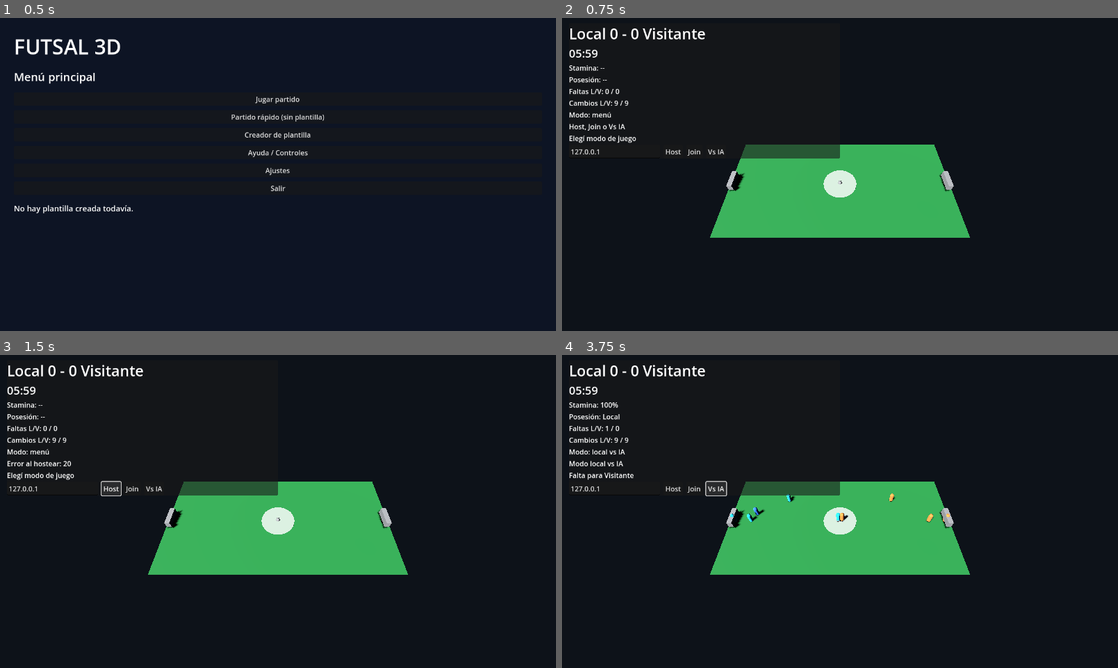
Above: before the commit, frames 1-4 (two rows, left to right).
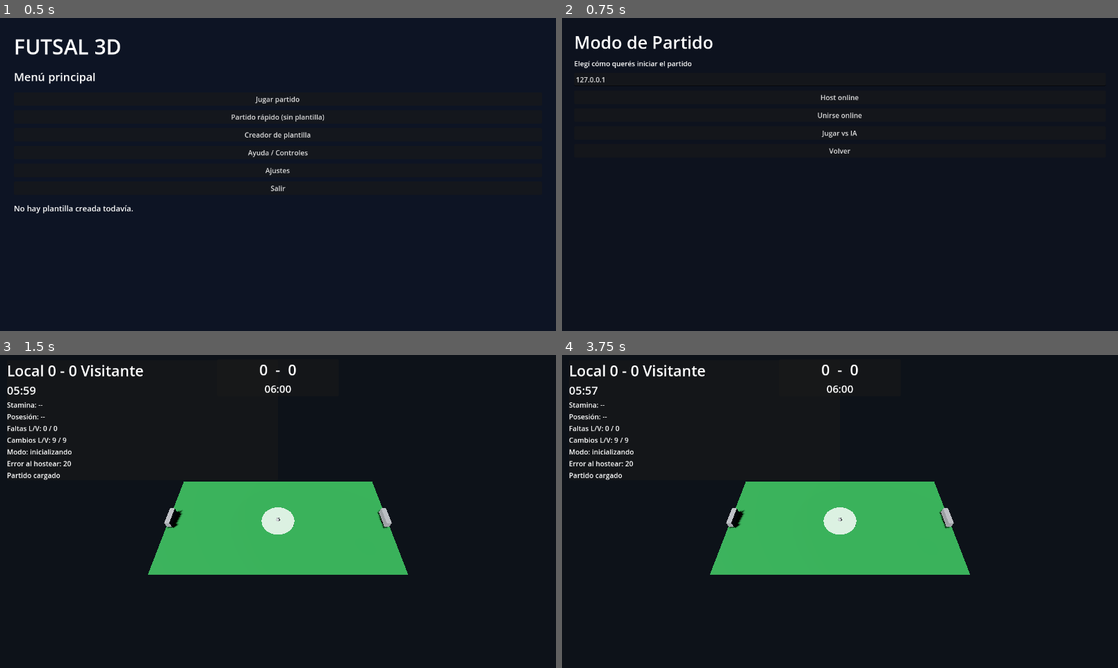
Above: after the commit, the same moments.

Repository: tenemostuseguro/uft27
Game: Godot game, scene res://scenes/MainMenu2D.tscn
Two runs of this game, one before a commit and one after it. Both use one fixed random seed, a clock stepped at 60 frames per second and the inputs below.
Inputs (mouse positions are in pixels of both pictures, inside the frame that each line leads up to):
- Up to frame 1 (0.5 s): no input
- Up to frame 2 (0.75 s): click "Partido rápido (sin plantilla)" at 0.5 s
- Up to frame 3 (1.5 s): click "Host" (after the commit: "Host online") at 1.25 s
- Up to frame 4 (3.75 s): click (695, 489) at 2 s, where only the run before the commit has a clickable "Join"; click (717, 489) at 2.75 s, where only the run before the commit has a clickable "Vs IA"; tap Enter at 3.5 s; hold D (move_right) from 3.53 s (still down); tap Space (shoot) at 3.6 s

Frame 1 is identical in both runs. In frame 2, 14% of the frame differs, in the area x 1-74%, y 3-71%; in frame 3, 1.4%; in frame 4, 1.8%.
Error after the commit: Invalid assignment of property or key 'text' with value of type 'String' on a base object of type 'null instance'. (res://scripts/game_manager_3d.gd:795)

Commit message:
Separate match-mode menu from gameplay HUD and add center scoreboard

Diff:
--- a/godot-futsal/scenes/Main3D.tscn
+++ b/godot-futsal/scenes/Main3D.tscn
@@ -201,6 +201,7 @@
 text = "Eventos"
 
 [node name="NetworkRow" type="HBoxContainer" parent="CanvasLayer/UI/Hud/VBox"]
+visible = false
 layout_mode = 2
 theme_override_constants/separation = 8
 
@@ -258,6 +259,32 @@
 layout_mode = 2
 text = "Volver al menú"
 
+[node name="CenterScore" type="PanelContainer" parent="CanvasLayer/UI"]
+layout_mode = 1
+anchors_preset = 10
+anchor_left = 0.5
+anchor_right = 0.5
+offset_left = -140.0
+offset_top = 10.0
+offset_right = 140.0
+offset_bottom = 88.0
+
+[node name="VBox" type="VBoxContainer" parent="CanvasLayer/UI/CenterScore"]
+layout_mode = 2
+alignment = 1
+
+[node name="Score" type="Label" parent="CanvasLayer/UI/CenterScore/VBox"]
+layout_mode = 2
+text = "0  -  0"
+horizontal_alignment = 1
+theme_override_font_sizes/font_size = 34
+
+[node name="Clock" type="Label" parent="CanvasLayer/UI/CenterScore/VBox"]
+layout_mode = 2
+text = "06:00"
+horizontal_alignment = 1
+theme_override_font_sizes/font_size = 24
+
 [node name="MobileControls" type="Control" parent="CanvasLayer/UI"]
 layout_mode = 1
 anchors_preset = 15
--- /dev/null
+++ b/godot-futsal/scenes/MatchModeMenu2D.tscn
@@ -0,0 +1,61 @@
+[gd_scene load_steps=2 format=3 uid="uid://futsal_match_mode_menu"]
+
+[ext_resource type="Script" path="res://scripts/match_mode_menu_2d.gd" id="1_mode"]
+
+[node name="MatchModeMenu2D" type="Control"]
+layout_mode = 3
+anchors_preset = 15
+anchor_right = 1.0
+anchor_bottom = 1.0
+script = ExtResource("1_mode")
+
+[node name="Background" type="ColorRect" parent="."]
+layout_mode = 1
+anchors_preset = 15
+anchor_right = 1.0
+anchor_bottom = 1.0
+color = Color(0.05, 0.07, 0.12, 1)
+
+[node name="Margin" type="MarginContainer" parent="."]
+layout_mode = 1
+anchors_preset = 15
+anchor_right = 1.0
+anchor_bottom = 1.0
+offset_left = 28.0
+offset_top = 28.0
+offset_right = -28.0
+offset_bottom = -28.0
+
+[node name="VBox" type="VBoxContainer" parent="Margin"]
+layout_mode = 2
+theme_override_constants/separation = 10
+
+[node name="Title" type="Label" parent="Margin/VBox"]
+layout_mode = 2
+text = "Modo de Partido"
+theme_override_font_sizes/font_size = 40
+
+[node name="Hint" type="Label" parent="Margin/VBox"]
+layout_mode = 2
+text = "Elegí cómo querés iniciar el partido"
+
+[node name="IPInput" type="LineEdit" parent="Margin/VBox"]
+layout_mode = 2
+placeholder_text = "IP host (ej: 192.168.0.20)"
+text = "127.0.0.1"
+
+[node name="HostButton" type="Button" parent="Margin/VBox"]
+layout_mode = 2
+text = "Host online"
+
+[node name="JoinButton" type="Button" parent="Margin/VBox"]
+layout_mode = 2
+text = "Unirse online"
+
+[node name="VsAIButton" type="Button" parent="Margin/VBox"]
+layout_mode = 2
+text = "Jugar vs IA"
+
+[node name="BackButton" type="Button" parent="Margin/VBox"]
+layout_mode = 2
+text = "Volver"
--- a/godot-futsal/scripts/game_manager_3d.gd
+++ b/godot-futsal/scripts/game_manager_3d.gd
@@ -25,10 +25,9 @@
 @onready var foul_label: Label = $CanvasLayer/UI/Hud/VBox/FoulLabel
 @onready var change_label: Label = $CanvasLayer/UI/Hud/VBox/ChangeLabel
 
-@onready var ip_input: LineEdit = $CanvasLayer/UI/Hud/VBox/NetworkRow/IPInput
-@onready var host_button: Button = $CanvasLayer/UI/Hud/VBox/NetworkRow/HostButton
-@onready var join_button: Button = $CanvasLayer/UI/Hud/VBox/NetworkRow/JoinButton
-@onready var vs_ai_button: Button = $CanvasLayer/UI/Hud/VBox/NetworkRow/VsAIButton
+@onready var network_row: HBoxContainer = $CanvasLayer/UI/Hud/VBox/NetworkRow
+@onready var center_score_label: Label = $CanvasLayer/UI/CenterScore/Score
+@onready var center_timer_label: Label = $CanvasLayer/UI/CenterScore/Clock
 
 @onready var mobile_controls: Control = $CanvasLayer/UI/MobileControls
 @onready var move_up_button: Button = $CanvasLayer/UI/MobileControls/MovePad/Grid/UpButton
@@ -75,10 +74,6 @@
 
 func _ready() -> void:
 	time_left = match_duration
-	host_button.pressed.connect(_on_host_pressed)
-	join_button.pressed.connect(_on_join_pressed)
-	vs_ai_button.pressed.connect(_on_vs_ai_pressed)
-
 	_connect_mobile_controls()
 	mobile_controls.visible = OS.has_feature("mobile")
 	pause_menu.visible = false
@@ -92,11 +87,13 @@
 	multiplayer.connection_failed.connect(_on_connection_failed)
 	multiplayer.server_disconnected.connect(_on_server_disconnected)
 
-	event_label.text = "Elegí modo de juego"
-	status_label.text = "Host, Join o Vs IA"
-	mode_label.text = "Modo: menú"
+	network_row.visible = false
+	event_label.text = "Partido cargado"
+	status_label.text = "Inicializando modo..."
+	mode_label.text = "Modo: inicializando"
 	_update_foul_label()
 	_update_change_label()
+	_auto_start_from_menu_selection()
 	update_ui()
 
 func _process(delta: float) -> void:
@@ -271,6 +268,15 @@
 	_update_change_label()
 	update_ui()
 
+func _auto_start_from_menu_selection() -> void:
+	match MatchConfig.start_mode:
+		MatchConfig.MODE_HOST:
+			_on_host_pressed()
+		MatchConfig.MODE_JOIN:
+			_on_join_pressed()
+		_:
+			_on_vs_ai_pressed()
+
 func _on_vs_ai_pressed() -> void:
 	_prepare_new_match()
 	offline_vs_ai = true
@@ -300,7 +306,7 @@
 
 func _on_join_pressed() -> void:
 	offline_vs_ai = false
-	var ip := ip_input.text.strip_edges()
+	var ip := MatchConfig.join_ip.strip_edges()
 	if ip.is_empty():
 		ip = "127.0.0.1"
 
@@ -786,3 +792,5 @@
 	var minutes := int(time_left) / 60
 	var seconds := int(time_left) % 60
 	timer_label.text = "%02d:%02d" % [minutes, seconds]
+	center_score_label.text = "%d  -  %d" % [home_score, away_score]
+	center_timer_label.text = "%02d:%02d" % [minutes, seconds]
--- a/godot-futsal/scripts/main_menu_2d.gd
+++ b/godot-futsal/scripts/main_menu_2d.gd
@@ -1,6 +1,6 @@
 extends Control
 
-const MATCH_SCENE := "res://scenes/Main3D.tscn"
+const MATCH_MODE_SCENE := "res://scenes/MatchModeMenu2D.tscn"
 const TEMPLATE_SCENE := "res://scenes/TemplateMenu2D.tscn"
 const HELP_SCENE := "res://scenes/HelpMenu2D.tscn"
 const SETTINGS_SCENE := "res://scenes/SettingsMenu2D.tscn"
@@ -20,7 +20,7 @@
 	if not MatchConfig.template_ready:
 		status_label.text = "Antes de jugar, creá tu plantilla."
 		return
-	get_tree().change_scene_to_file(MATCH_SCENE)
+	get_tree().change_scene_to_file(MATCH_MODE_SCENE)
 
 func _on_template_pressed() -> void:
 	get_tree().change_scene_to_file(TEMPLATE_SCENE)
@@ -28,7 +28,7 @@
 func _on_quick_match_pressed() -> void:
 	MatchConfig.template_ready = false
 	status_label.text = "Entrando en partido rápido..."
-	get_tree().change_scene_to_file(MATCH_SCENE)
+	get_tree().change_scene_to_file(MATCH_MODE_SCENE)
 
 func _on_help_pressed() -> void:
 	get_tree().change_scene_to_file(HELP_SCENE)
--- a/godot-futsal/scripts/match_config.gd
+++ b/godot-futsal/scripts/match_config.gd
@@ -16,6 +16,19 @@
 }
 
 var player_pool: Array[Dictionary] = []
+
+const MODE_VS_AI := "vs_ai"
+const MODE_HOST := "host"
+const MODE_JOIN := "join"
+
+var start_mode := MODE_VS_AI
+var join_ip := "127.0.0.1"
+
+func set_match_start(mode: String, ip: String = "127.0.0.1") -> void:
+	start_mode = mode
+	join_ip = ip.strip_edges()
+	if join_ip.is_empty():
+		join_ip = "127.0.0.1"
 
 func _ready() -> void:
 	if player_pool.is_empty():
--- /dev/null
+++ b/godot-futsal/scripts/match_mode_menu_2d.gd
@@ -0,0 +1,27 @@
+extends Control
+
+const GAME_SCENE := "res://scenes/Main3D.tscn"
+const MAIN_MENU_SCENE := "res://scenes/MainMenu2D.tscn"
+
+@onready var ip_input: LineEdit = $Margin/VBox/IPInput
+
+func _ready() -> void:
+	$Margin/VBox/HostButton.pressed.connect(_on_host_pressed)
+	$Margin/VBox/JoinButton.pressed.connect(_on_join_pressed)
+	$Margin/VBox/VsAIButton.pressed.connect(_on_vs_ai_pressed)
+	$Margin/VBox/BackButton.pressed.connect(_on_back_pressed)
+
+func _on_host_pressed() -> void:
+	MatchConfig.set_match_start(MatchConfig.MODE_HOST, ip_input.text)
+	get_tree().change_scene_to_file(GAME_SCENE)
+
+func _on_join_pressed() -> void:
+	MatchConfig.set_match_start(MatchConfig.MODE_JOIN, ip_input.text)
+	get_tree().change_scene_to_file(GAME_SCENE)
+
+func _on_vs_ai_pressed() -> void:
+	MatchConfig.set_match_start(MatchConfig.MODE_VS_AI, ip_input.text)
+	get_tree().change_scene_to_file(GAME_SCENE)
+
+func _on_back_pressed() -> void:
+	get_tree().change_scene_to_file(MAIN_MENU_SCENE)
--- a/godot-futsal/scripts/menu_2d.gd
+++ b/godot-futsal/scripts/menu_2d.gd
@@ -1,6 +1,6 @@
 extends Control
 
-const MATCH_SCENE := "res://scenes/Main3D.tscn"
+const MATCH_MODE_SCENE := "res://scenes/MatchModeMenu2D.tscn"
 
 @onready var status_label: Label = $Margin/Layout/StatusLabel
 @onready var team_name_input: LineEdit = $Margin/Layout/TemplatePanel/TemplateForm/TeamNameInput
@@ -28,7 +28,7 @@
 	if not MatchConfig.template_ready:
 		status_label.text = "Primero completá la plantilla antes de jugar."
 		return
-	get_tree().change_scene_to_file(MATCH_SCENE)
+	get_tree().change_scene_to_file(MATCH_MODE_SCENE)
 
 func _on_quit_pressed() -> void:
 	get_tree().quit()
Not shown, changed: godot-futsal/README.md
